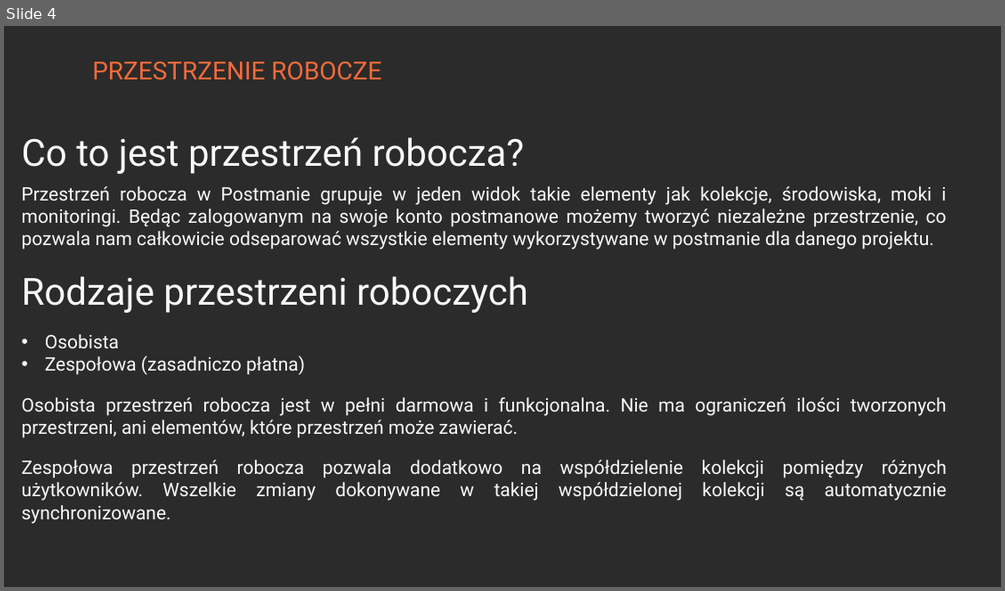
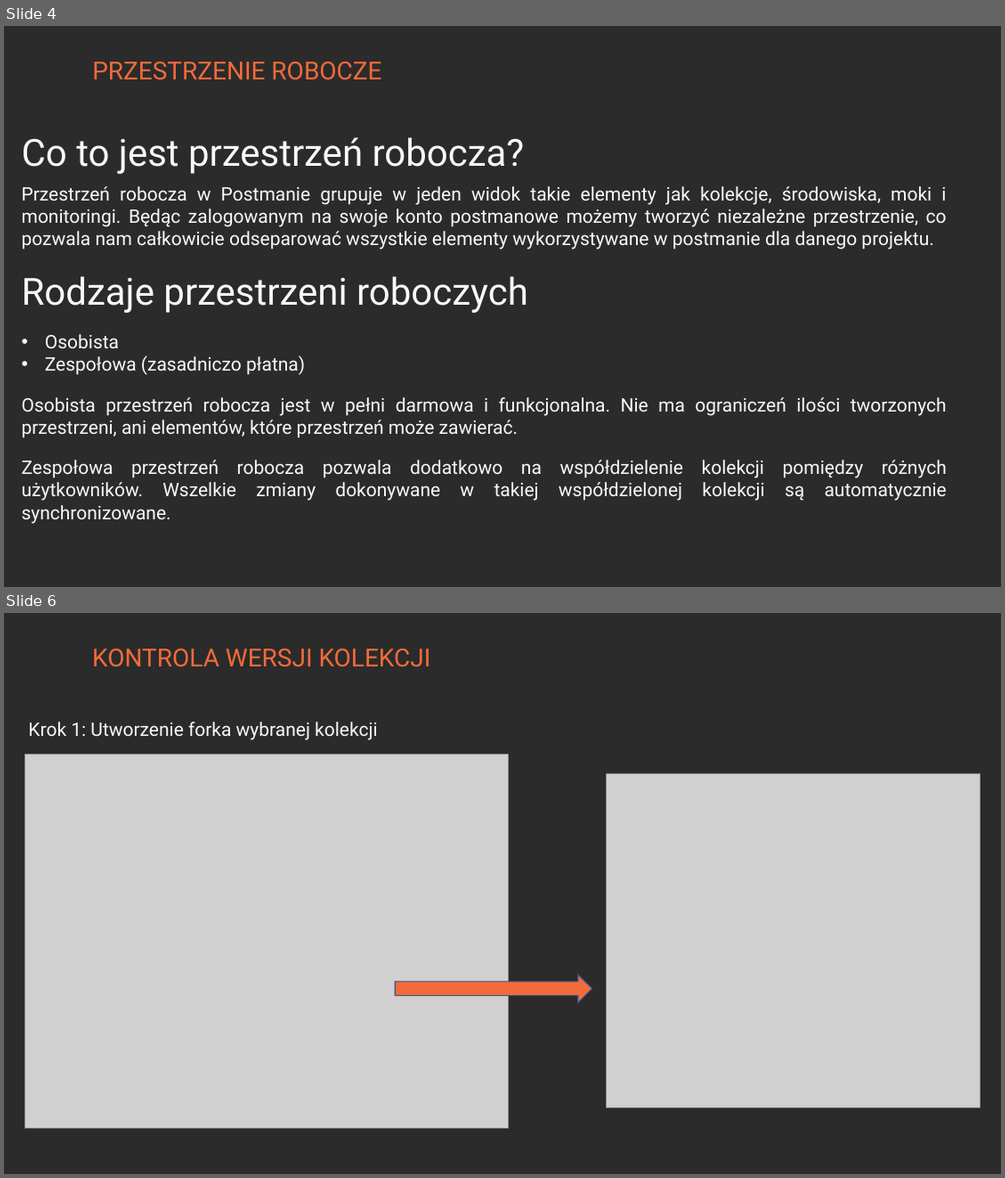
Before and after one commit to jaroslawjusiak/UserManager, a slide deck: Postman.pptx. Shown one above the other, each under a label of ours: slide 4 before the commit, slides 4 and 6 after it; the slides between them are not shown. The pictures are 1005x591 and 1005x1178 pixels, drawn with LibreOffice and Linux fonts; fonts in the diff are those of the drawing; grey boxes stand for pictures; background and template pictures are left out; a plain dark background stands for a picture behind light text. Boxes give left, top, right and bottom in pixels: in the first picture for what was removed or moved away, otherwise in the second. Text is boxed around its words. In the diff, an @@ line names an element or a change of style, - is before the commit and + after.

Commit message:
Kontrola wersji kolekcji.

```diff
--- a/Postman.pptx
+++ b/Postman.pptx
@@ slide 6 added at (x1=4, y1=613, x2=1001, y2=1174), background picture (left out) @@
@@ text added at (x1=92, y1=649, x2=431, y2=667), 24 pt, text #F36B3A @@
+KONTROLA WERSJI KOLEKCJI
@@ text added at (x1=28, y1=722, x2=377, y2=740), 18 pt, text #F8F8F8 @@
+Krok 1: Utworzenie forka wybranej kolekcji
@@ picture added at (x1=25, y1=754, x2=508, y2=1127) @@
@@ picture added at (x1=606, y1=774, x2=979, y2=1107) @@
@@ right arrow added at (x1=395, y1=974, x2=592, y2=1003), fill #F36B3A, outline #325491 1 pt @@
```
Also in this commit, not shown: 1 slide changed, 4 other slides added.
